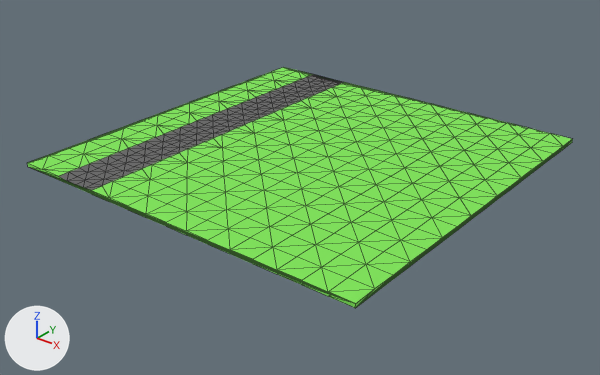
The FBX model GRD/Assets/Models/Ground_Road.FBX, before and after one commit.
Both versions are drawn from a camera (50 mm lens) standing at (349.0, -81.0, 156.0) and looking at (129.0, 194.0, -15.0). Every picture has the same lights, and +X, +Y and +Z are marked at lower left. Mesh edges are drawn as thin lines. Where no turn or scale is listed for an object, it has been applied to the vertices.

Objects in the first picture: 'Floor'.
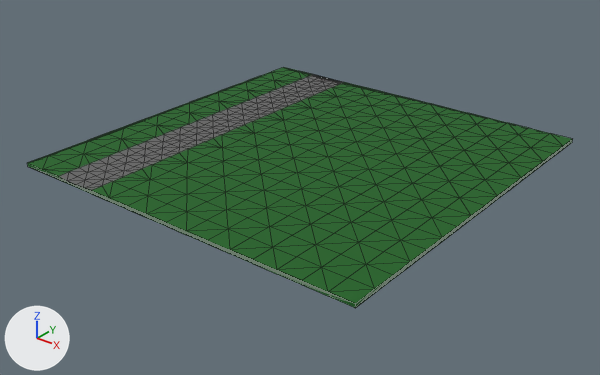
The change in detail:
Material '21 - Default' (mat_21___default) is new.
Its base color is (0.00784, 0.122, 0.0118) (dark green #16621c).
Its roughness is 0.859.
me_mesh has 692 vertices, 1380 faces and spans x -91.0..91.0, y -91.0..91.0, z 0.0..2.0.
me_mesh is used by ob_floor; location (127.4, 202.5, -0.5).
me_mesh part 1: all 1124 faces that had it switch from mat_08___default (green #7fe856) to mat_21___default (dark green #16621c).

Pixel boxes [x1, y1, x2, y2] of what changed, in the pictures (600 x 375 px):
part 1 of me_mesh, recoloured: [27, 67, 573, 308] in both
